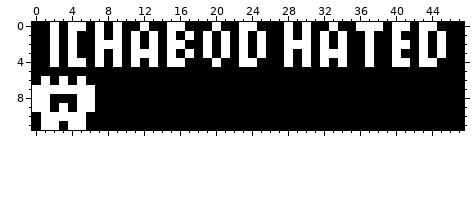
Two versions of one pixel-art file, art/lobby/ghost-1-reject.ase. That is the earlier state.
48x12 pixels, 1 frame.
And afterwards:
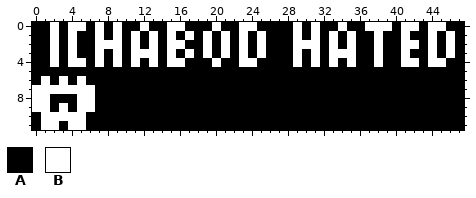
Palette (. is transparent): A #000000  B #ffffff
What changed:
y 0: x 28..31 BABA -> ABAB; x 33..34 BA -> AB; x 36 B -> A; x 39..40 AB -> BA; x 42..43 AB -> BA; x 45 A -> B
y 1: x 28..35 BABABABA -> ABABABAB; x 37..38 BA -> AB; x 40..41 BA -> AB; x 43..46 BABA -> ABAB
y 2: x 28 B -> A; x 31..35 ABABA -> BABAB; x 37..38 BA -> AB; x 40 B -> A; x 42..46 ABABA -> BABAB
y 3: x 28..32 BABAB -> ABABA; x 35 A -> B; x 37..38 BA -> AB; x 40..41 BA -> AB; x 43..46 BABA -> ABAB
y 4: x 28..35 BABABABA -> ABABABAB; x 37..38 BA -> AB; x 40 B -> A; x 42..43 AB -> BA; x 45 A -> B
